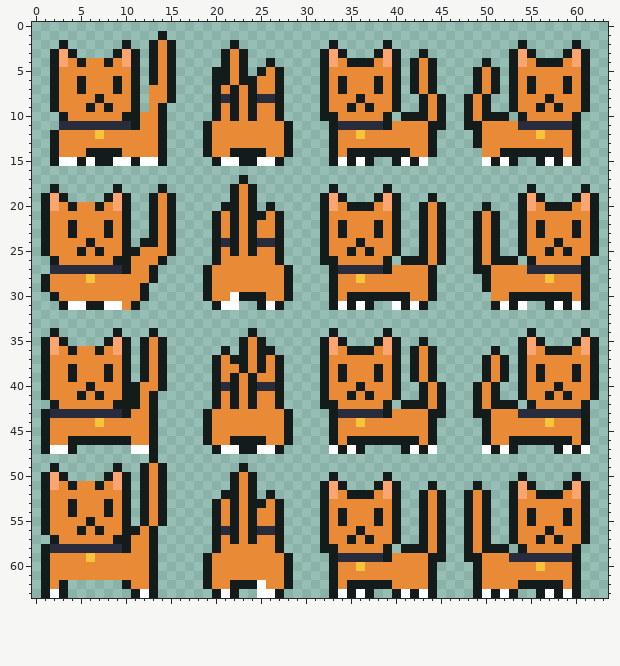
Two versions of one pixel-art sprite, Assets/Sprites/Skully Sprite/SpriteSheet.png. Above, as it was before the edit.
The file is 64x64 pixels.
Once edited:
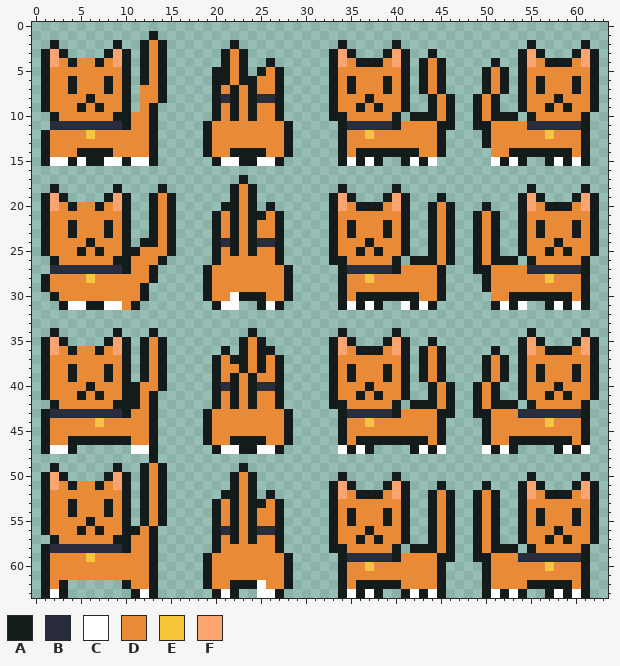
Palette (. is transparent): A #141b1b  B #282c3c  C #ffffff  D #e88a36  E #f8c53a  F #fca570
Message: Edited Skully Sprite Sheet centered all sprites
What changed:
Changed rows in their new state; - is an unchanged pixel.
first column x 1:
 1 ------------A.------------------------------------------------
 2 -A.-----A.-ADA.-----------------.A----.A-------------.A----.A-
 3 AFA.---AFA.ADA.----------------.AFA--.AFA-.A--------.AFA--.AFA
 4 AFDAD-ADFA.ADA.----------------.AFD--ADFA.ADA----.A-.AFD--ADFA
 5 AD-------A.ADA.----------------.A------DA.ADA---.ADA.A------DA
 6 AD-AD--ADA.ADA.----------------.ADA--DADA.ADA---.ADA.ADA--DADA
 7 AD-AD--ADA.D-A.----------------.ADA--DADA.ADA---.ADA.ADA--DADA
 8 AD---AD--A.D-A.----------------.A--DA--DA-.ADA-.ADA-.A--DA--DA
 9 AD--ADAD-A.DA.-----------------.A-DADA-DA-.ADA-.ADA-.A-DADA-DA
10 -AD-----A-D-A.-----------------.-A----DA.--ADA-.AD--A.A----DA-
11 -B-------AD-A.------------------.A----BA---D-A-.-A---D-----BA-
12 AD---ED-----A.------------------.A-DE------DA---.A-----DE--DA-
13 AD----------A.------------------.A---------DA---.A---------DA-
14 AD--A---D---A.------------------.AD------A-DA----.-D------ADA-
15 AC-ACA-C-AC-A.------------------.ACACA-.ACAC-----.CACA-.ACACA-
18 --------------------------------.A----.A----------------------
19 -------------------------------.AFA--.AFA--.A-----------------
20 -------------------------------.AFD--ADFA-.ADA----------------
21 -------------------------------.A------DA-.ADA----------------
22 -------------------------------.ADA--DADA-.ADA----------------
23 -------------------------------.ADA--DADA-.ADA----------------
24 -------------------------------.A--DA--DA-.ADA----------------
25 -------------------------------.A-DADA-DA-.ADA----------------
26 -------------------------------.-A----DA.--ADA----------------
27 --------------------------------.A----BA---DA-----------------
28 --------------------------------.A-DE------DA-----------------
29 --------------------------------.A---------DA-----------------
30 --------------------------------.AD------A-DA-----------------
31 --------------------------------.ACACA-.CACA------------------
34 --------------------------------.A----.A----------------------
35 -------------------------------.AFA--.AFA-.A------------------
36 -------------------------------.AFD--ADFA.ADA-----------------
37 -------------------------------.A------DA.ADA-----------------
38 -------------------------------.ADA--DADA.ADA-----------------
39 -------------------------------.ADA--DADA.ADA-----------------
40 -------------------------------.A--DA--DA-.ADA----------------
41 -------------------------------.A-DADA-DA-.ADA----------------
42 -------------------------------.-A----DA.--ADA----------------
43 --------------------------------.A----BA---D-A----------------
44 --------------------------------.A-DE------DA-----------------
45 --------------------------------.A---------DA-----------------
46 --------------------------------.AD-------ADA-----------------
47 --------------------------------.CACA---.ACAC-----------------
50 --------------------------------.A----.A-------------.A----.A-
51 -------------------------------.AFA--.AFA--.A---.A--.AFA--.AFA
52 -------------------------------.AFD--ADFA-.ADA-.ADA-.AFD--ADFA
53 -------------------------------.A------DA-.ADA-.ADA-.A------DA
54 -------------------------------.ADA--DADA-.ADA-.ADA-.ADA--DADA
55 -------------------------------.ADA--DADA-.ADA-.ADA-.ADA--DADA
56 -------------------------------.A--DA--DA-.ADA-.ADA-.A--DA--DA
57 -------------------------------.A-DADA-DA-.ADA-.ADA-.A-DADA-DA
58 -------------------------------.-A----DA.--ADA-.AD--A.A----DA-
59 --------------------------------.A----BA---D-A-.-A--D------BA-
60 --------------------------------.A-DE------DA---.A-----DE--DA-
61 --------------------------------.A---------DA---.A---------DA-
62 --------------------------------.AD----A---DA---.A---D----ADA-
63 --------------------------------.ACACA-.ACACA---.ACACA-.ACACA-
